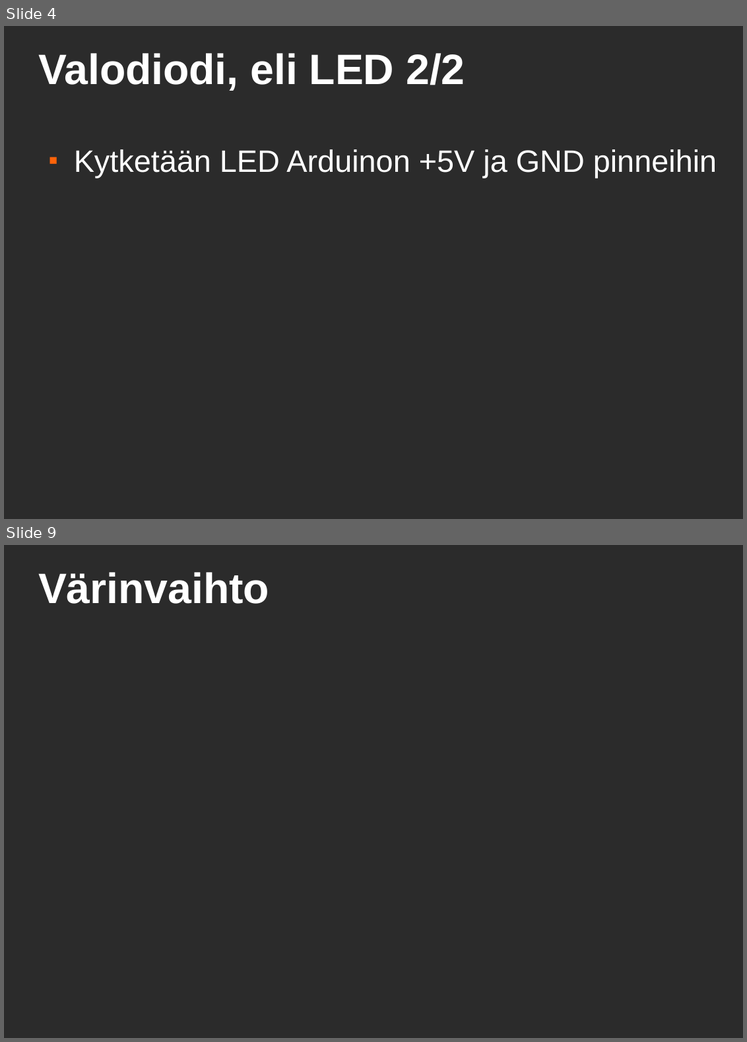
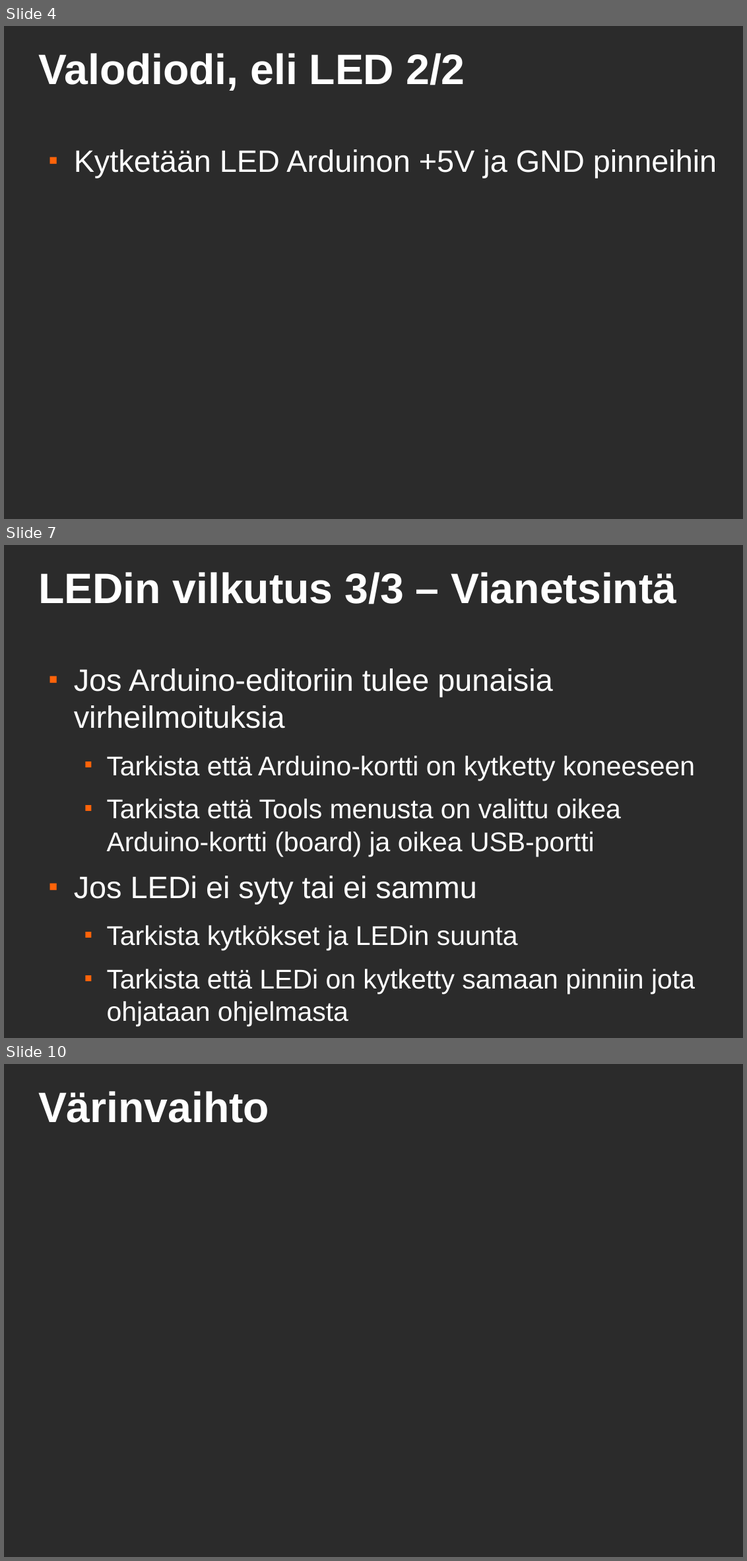
Before and after one commit to HelsinkiHacklab/arduinon-perusteet, a slide deck: arduinon-perusteet.odp. Shown one above the other, each under a label of ours: slides 4 and 9 before the commit, slides 4, 7 and 10 after it; the slides between them are not shown. The pictures are 747x1042 and 747x1561 pixels, drawn with LibreOffice and Linux fonts; fonts in the diff are those of the drawing; background and template pictures are left out; a plain dark background stands for a picture behind light text. Boxes give left, top, right and bottom in pixels: in the first picture for what was removed or moved away, otherwise in the second. Text is boxed around its words. In the diff, an @@ line names an element or a change of style, - is before the commit and + after.

```diff
--- a/arduinon-perusteet.odp
+++ b/arduinon-perusteet.odp
@@ slide 7 added at [4, 545, 743, 1038], background picture (left out) @@
@@ title added at [38, 572, 677, 604], 44 pt, text #FFFFFF, bold @@
+LEDin vilkutus 3/3 – Vianetsintä
@@ text added at [74, 668, 695, 994], 28 pt, text #FFFFFF @@
+■ Jos Arduino-editoriin tulee punaisia virheilmoituksia
+  ■ Tarkista että Arduino-kortti on kytketty koneeseen
+  ■ Tarkista että Tools menusta on valittu oikea Arduino-kortti (board) ja oikea USB-portti
+■ Jos LEDi ei syty tai ei sammu
+  ■ Tarkista kytkökset ja LEDin suunta
+  ■ Tarkista että LEDi on kytketty samaan pinniin jota ohjataan ohjelmasta
@@ what was slide 9 is now slide 10 @@
```
Also in this commit, not shown: 6 slides changed, 1 other slide added, 1 slide removed.
